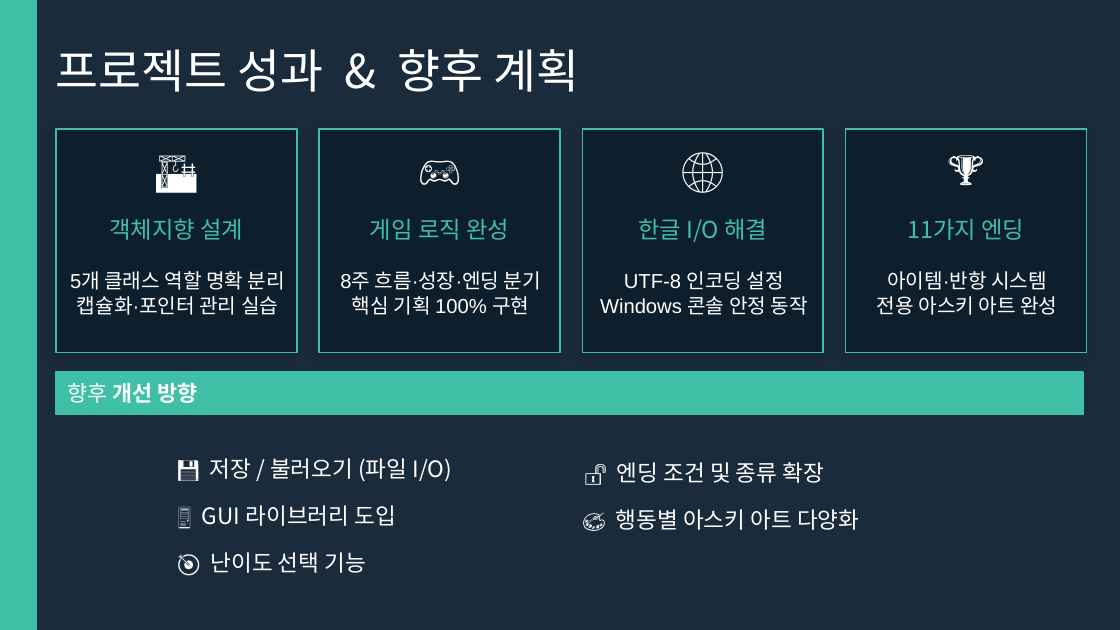
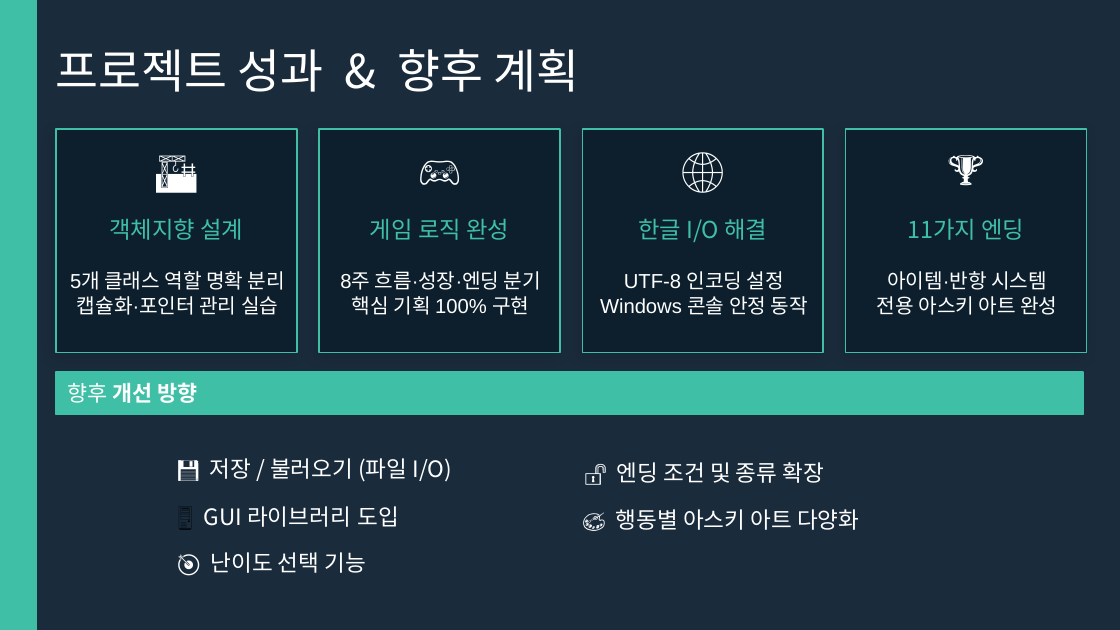
Before and after one commit to jun9yu-527/BirdRaise, a slide deck: slide 10 of 팀_RLCC_최종 발표.pptx. Drawn at 1120x630 pixels with LibreOffice and Linux fonts; fonts in the diff are those of the drawing. Boxes give left, top, right and bottom in pixels: in the first picture for what was removed or moved away, otherwise in the second. Text is boxed around its words. In the diff, an @@ line names an element or a change of style, - is before the commit and + after.

```diff
--- a/팀_RLCC_최종 발표.pptx
+++ b/팀_RLCC_최종 발표.pptx
@@ text at bbox=[203, 506, 399, 527]: text changed @@
-🖥 GUI 라이브러리 도입
+🖥️ GUI 라이브러리 도입
```
Also in this commit, not shown: 2 other slides changed, 3 other files.
